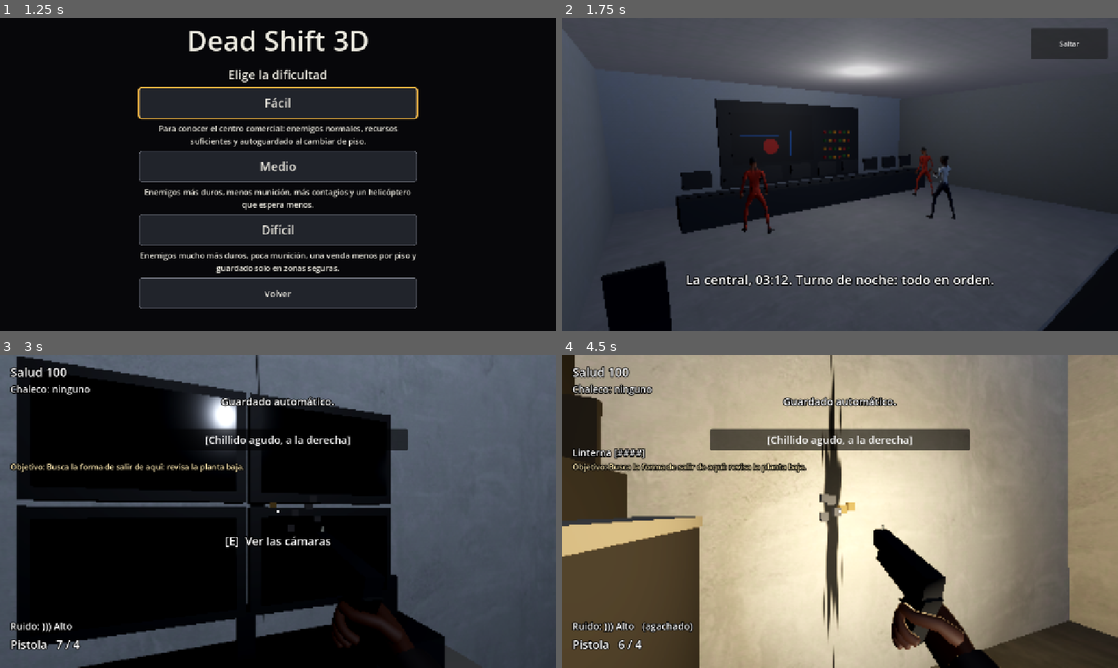
Above: before the commit, frames 1-4 (two rows, left to right).
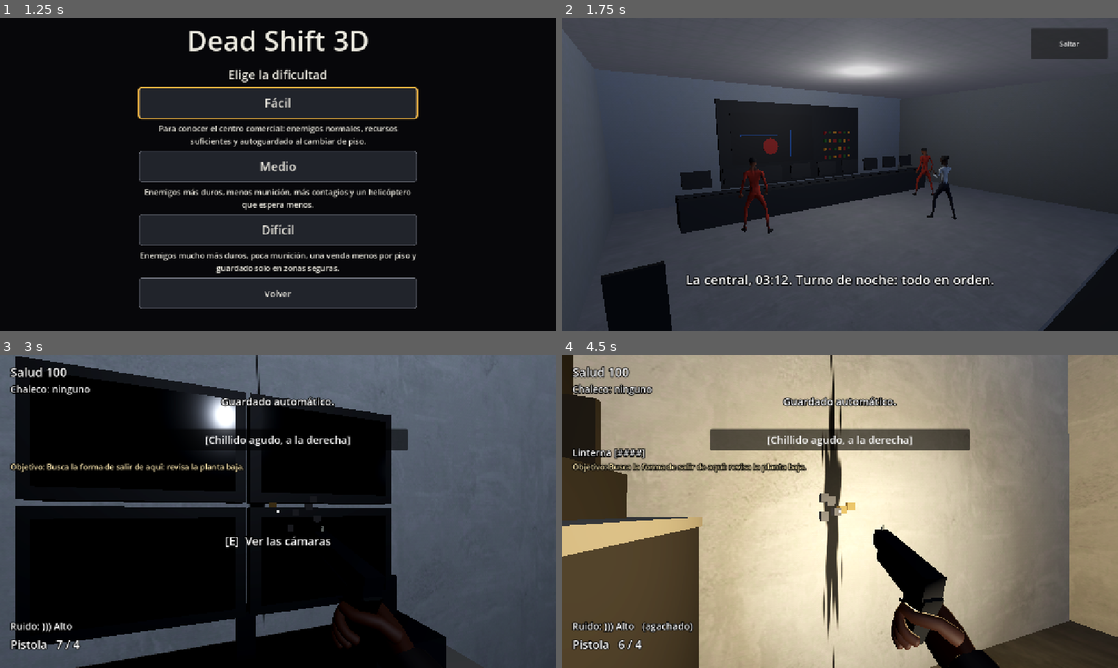
Above: after the commit, the same moments.

Repository: Dannnyusssssss/dead-shift-3D
Game: Godot game, scene res://game/main.tscn
Two runs of this game, one before a commit and one after it. Both use one fixed random seed, a clock stepped at 60 frames per second and the inputs below.
Inputs (mouse positions are in pixels of both pictures, inside the frame that each line leads up to):
- Up to frame 1 (1.25 s): click "Nueva partida" at 0.5 s
- Up to frame 2 (1.75 s): click "Fácil" at 1.25 s
- Up to frame 3 (3 s): tap Enter at 2 s; move the mouse to (400, 495) at 2.02 s; hold D (move_right) 2.03-2.78 s; right-click (400, 495) at 2.1 s; click (400, 495) at 2.17 s; tap Space at 2.27 s; move the mouse to (250, 511) at 2.77 s; hold W (move_forward) from 2.78 s (still down); click (250, 511) at 2.85 s
- Up to frame 4 (4.5 s): keep holding W (move_forward); tap Space at 3.02 s; move the mouse to (851, 505) at 3.52 s; tap Ctrl (crouch) at 3.6 s; move the mouse to (834, 517) at 4.27 s; tap F (flashlight) at 4.35 s; click (834, 517) at 4.42 s

Frame 1 is identical in both runs. In frame 2, 0.7% of the frame differs, in the area x 7-100%, y 21-100%; in frame 3, 1.3%, in the area x 2-81%, y 0-100%; in frame 4, 1.2%.

Commit message:
fix: escena siempre a resolución completa y tope de píxeles del lienzo por calidad

Diff:
--- a/game/data/rules.gd
+++ b/game/data/rules.gd
@@ -112,11 +112,17 @@
 ## Pisos por encima y por debajo del jugador cuyos enemigos y geometría siguen activos.
 const ACTIVE_FLOOR_RANGE: int = 1
 
-## Niveles de calidad (índice = SettingsSchema.QUALITY_*: Mínima, Baja, Media y Alta): escala
-## de resolución interna 3D y antialiasing (Viewport.MSAA_*). La interfaz siempre se dibuja a
-## resolución completa. Medido en el navegador: lo que más cuesta en un equipo sin gráfica
-## dedicada son los píxeles iluminados por las luces de sala y las llamadas de dibujo.
-const QUALITY_RENDER_SCALE: Array[float] = [0.5, 0.6, 0.8, 1.0]
+## Niveles de calidad (índice = SettingsSchema.QUALITY_*: Mínima, Baja, Media y Alta). Medido
+## en el navegador con gráfica: dibujar la escena por debajo del 100 % y ampliarla cuesta más que
+## dibujarla entera (en 4K, Alta al 100 % iba más rápida que Mínima al 50 %). Por eso la escena
+## va siempre al 100 % y lo que baja con la calidad son los píxeles reales del lienzo de la
+## página (tope en píxeles; 0 = sin tope): el navegador lo amplía a la pantalla casi gratis.
+const QUALITY_RENDER_SCALE: Array[float] = [1.0, 1.0, 1.0, 1.0]
+const QUALITY_MAX_CANVAS_PIXELS: Array[int] = [1024 * 576, 1600 * 900, 1920 * 1080, 0]
+## Con dibujo por software (sin gráfica) es al revés: reducir la escena sí compensa (medido:
+## Baja al 100 % tardaba 3 veces más que al 60 %), así que allí cada calidad usa esta escala.
+const SOFTWARE_RENDER_SCALE: Array[float] = [0.5, 0.6, 0.8, 1.0]
+## Antialiasing (Viewport.MSAA_*) por calidad.
 const QUALITY_MSAA: Array[int] = [0, 0, 0, 1]
 ## Distancia de visión (m) por calidad: lo que queda más lejos no se dibuja. En Mínima y Baja
 ## una niebla de profundidad oscurece hasta el color de fondo antes del límite, para que el
--- a/game/systems/config.gd
+++ b/game/systems/config.gd
@@ -54,8 +54,28 @@
 	return Validation.parse_flag(_read_body_data("softwareRender"))
 
 
+## Tope de píxeles reales del lienzo de la página (0 = sin tope). Lo aplica la página (boot.js)
+## al calcular el tamaño del lienzo; fuera del navegador no hace nada.
+func set_max_canvas_pixels(pixels: int) -> void:
+	if is_web:
+		_write_body_data("maxPixels", str(maxi(pixels, 0)))
+
+
 func _read_safe_area() -> String:
 	return _read_body_data("safeArea")
+
+
+## Escribe un atributo data- del cuerpo del documento sin evaluar código: solo una propiedad.
+func _write_body_data(key: String, value: String) -> void:
+	var document: JavaScriptObject = JavaScriptBridge.get_interface("document")
+	if document == null:
+		return
+	var body: Variant = document.get("body")
+	if not body is JavaScriptObject:
+		return
+	var dataset: Variant = (body as JavaScriptObject).get("dataset")
+	if dataset is JavaScriptObject:
+		(dataset as JavaScriptObject).set(key, value)
 
 
 ## Lee un atributo data- del cuerpo del documento sin evaluar código: solo propiedades.
--- a/game/systems/settings.gd
+++ b/game/systems/settings.gd
@@ -130,5 +130,13 @@
 	var level := clampi(get_int("quality"), 0, Rules.QUALITY_RENDER_SCALE.size() - 1)
 	var viewport := get_viewport()
 	viewport.scaling_3d_mode = Viewport.SCALING_3D_MODE_BILINEAR
-	viewport.scaling_3d_scale = Rules.QUALITY_RENDER_SCALE[level]
+	viewport.scaling_3d_scale = render_scale_for(level, Config.is_software_render())
 	viewport.msaa_3d = Rules.QUALITY_MSAA[level] as Viewport.MSAA
+	Config.set_max_canvas_pixels(Rules.QUALITY_MAX_CANVAS_PIXELS[level])
+
+
+## Escala de la escena 3D para una calidad: con gráfica, siempre 1; con dibujo por software, la
+## reducida de cada calidad.
+static func render_scale_for(level: int, software: bool) -> float:
+	var table := Rules.SOFTWARE_RENDER_SCALE if software else Rules.QUALITY_RENDER_SCALE
+	return table[clampi(level, 0, table.size() - 1)]
--- a/tests/bench/web_bench.gd
+++ b/tests/bench/web_bench.gd
@@ -37,6 +37,8 @@
 	"baja+sin_cristal",
 ]
 const SETTLE_FRAMES: int = 20
+## Fotogramas de espera mientras la página guarda una captura.
+const CAPTURE_FRAMES: int = 60
 const MEASURE_FRAMES: int = 40
 
 var _game: Game = null
@@ -98,6 +100,11 @@
 				await get_tree().process_frame
 			await _measure(str(spot[0]), variant, arrival)
 			arrival = 0.0
+			if spot == SPOTS[0]:
+				# Pide una captura de la página (la hace tools/web_bench.py) y le da tiempo.
+				_log("captura %s_%s" % [spot[0], variant.replace("+", "_")])
+				for _frame: int in CAPTURE_FRAMES:
+					await get_tree().process_frame
 			_reset()
 	_log("fin")
 
--- a/tests/unit/test_draw_distance.gd
+++ b/tests/unit/test_draw_distance.gd
@@ -49,6 +49,8 @@
 func test_every_quality_table_covers_every_level() -> void:
 	var levels := SettingsSchema.QUALITY_HIGH + 1
 	assert_eq(Rules.QUALITY_RENDER_SCALE.size(), levels)
+	assert_eq(Rules.QUALITY_MAX_CANVAS_PIXELS.size(), levels)
+	assert_eq(Rules.SOFTWARE_RENDER_SCALE.size(), levels)
 	assert_eq(Rules.QUALITY_MSAA.size(), levels)
 	assert_eq(Rules.QUALITY_VIEW_DISTANCE.size(), levels)
 	assert_eq(Rules.QUALITY_DEPTH_FOG.size(), levels)
@@ -60,3 +62,22 @@
 	for quality: int in levels:
 		var view: float = Rules.QUALITY_VIEW_DISTANCE[quality]
 		assert_gt(view, Rules.DRAW_DISTANCE_LARGE[quality], "lo grande se ve antes del corte")
+
+
+## La escena se dibuja siempre al 100 % (ampliarla costaba más que dibujarla entera) salvo Mínima
+## con dibujo por software; lo que baja con la calidad es el tope de píxeles del lienzo.
+func test_scene_is_full_size_and_canvas_cap_drops_with_quality() -> void:
+	for quality: int in SettingsSchema.QUALITY_HIGH + 1:
+		assert_eq(
+			Settings.render_scale_for(quality, false), 1.0, "con gráfica, al 100 %%: %d" % quality
+		)
+	var minimum_soft := Settings.render_scale_for(SettingsSchema.QUALITY_MINIMUM, true)
+	var low_soft := Settings.render_scale_for(SettingsSchema.QUALITY_LOW, true)
+	assert_lt(minimum_soft, low_soft, "por software, más baja la calidad, menos escena")
+	assert_lt(low_soft, 1.0)
+	assert_eq(Settings.render_scale_for(SettingsSchema.QUALITY_HIGH, true), 1.0)
+	var caps := Rules.QUALITY_MAX_CANVAS_PIXELS
+	assert_gt(caps[SettingsSchema.QUALITY_MINIMUM], 0)
+	assert_gt(caps[SettingsSchema.QUALITY_LOW], caps[SettingsSchema.QUALITY_MINIMUM])
+	assert_gt(caps[SettingsSchema.QUALITY_MEDIUM], caps[SettingsSchema.QUALITY_LOW])
+	assert_eq(caps[SettingsSchema.QUALITY_HIGH], 0, "Alta: sin tope")
Not shown, changed: docs/ARCHITECTURE.md
